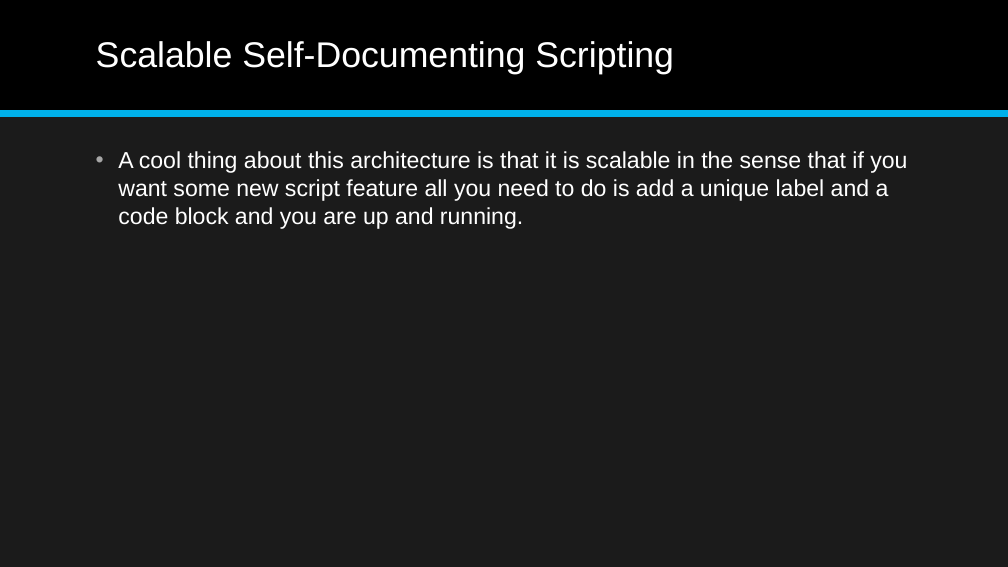
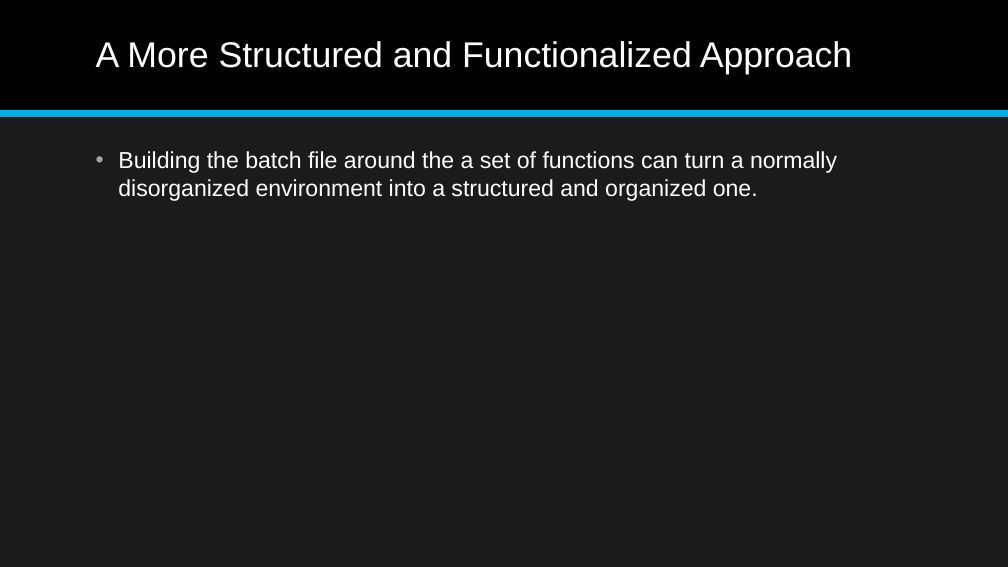
Before and after one commit to jonathan-r-jones/Composable-Batch-Files, a slide deck: slide 6 of Composable Batch File Helper.pptx (slide 7 before the commit). Drawn at 1008x567 pixels with LibreOffice and Linux fonts; fonts in the diff are those of the drawing. Boxes give left, top, right and bottom in pixels: in the first picture for what was removed or moved away, otherwise in the second. Text is boxed around its words. In the diff, an @@ line names an element or a change of style, - is before the commit and + after.

```diff
--- a/Composable Batch File Helper.pptx
+++ b/Composable Batch File Helper.pptx
@@ title at <box>96,41,853,74</box>: text changed @@
-Scalable Self-Documenting Scripting
+A More Structured and Functionalized Approach
@@ text at <box>118,151,837,201</box>: text changed @@
-• A cool thing about this architecture is that it is scalable in the sense that if you want some new script feature all you need to do is add a unique label and a code block and you are up and running.
+• Building the batch file around the a set of functions can turn a normally disorganized environment into a structured and organized one.
```
Also in this commit, not shown: 1 slide added, 1 slide removed, 1 other file.
